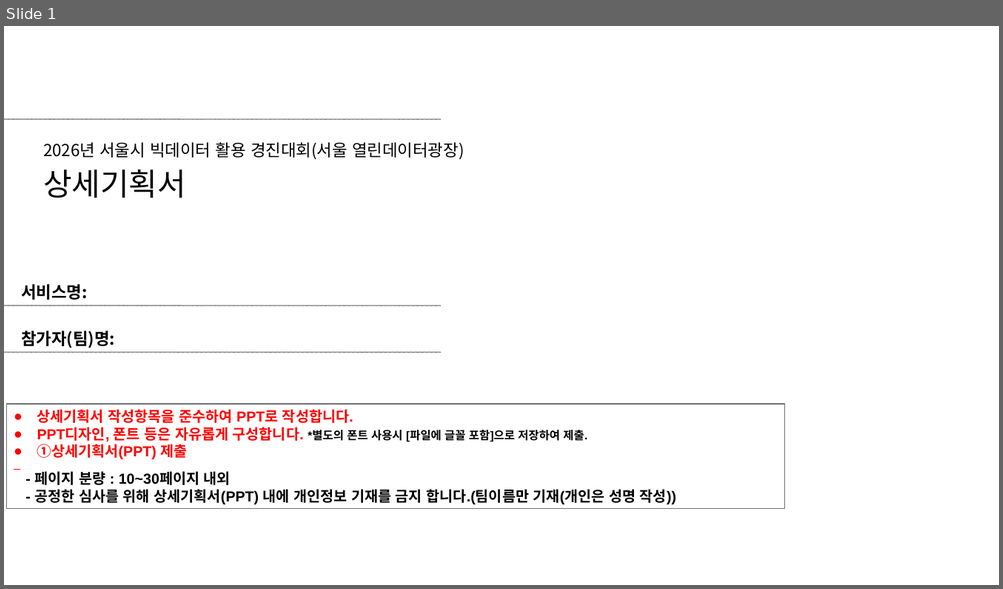
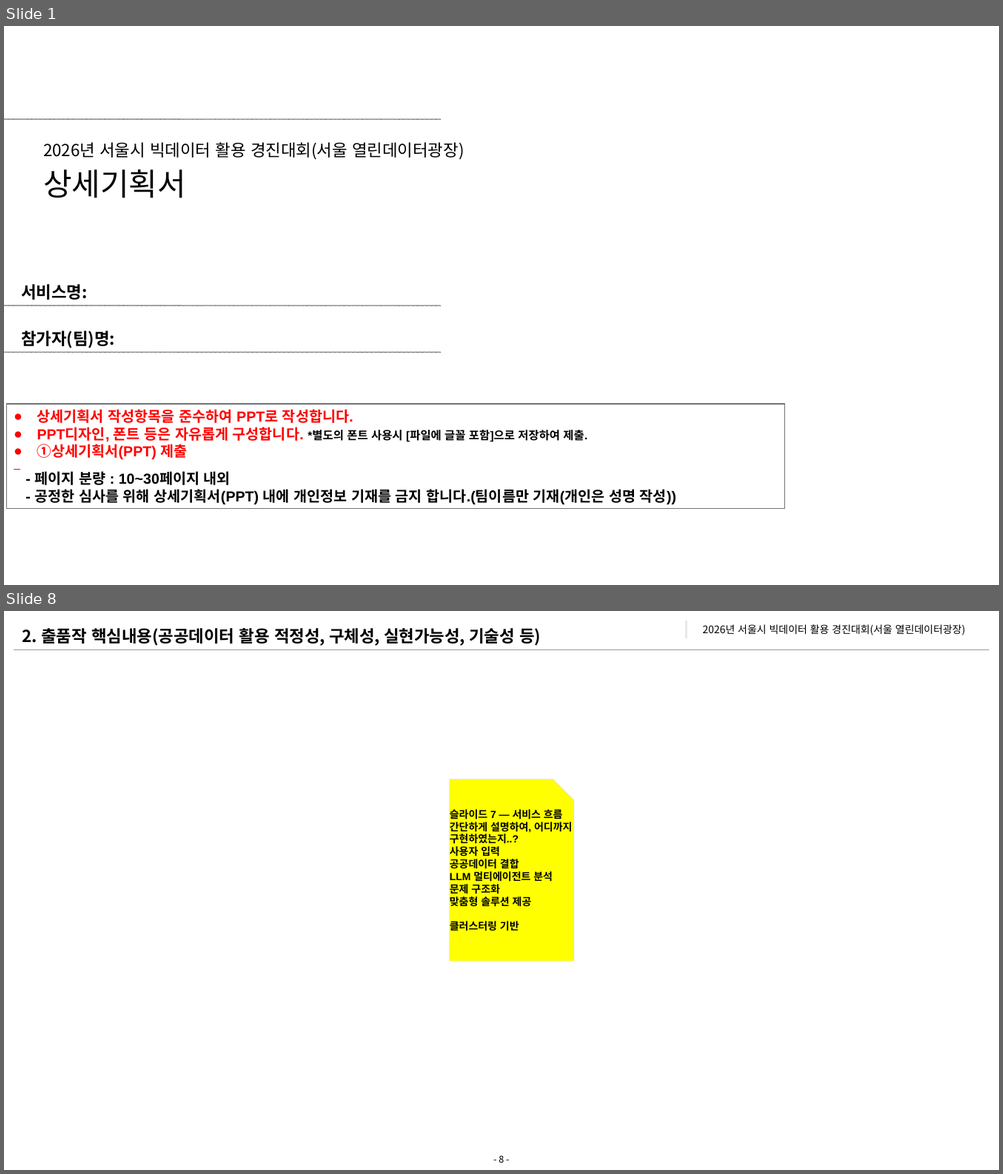
Before and after one commit to 2026-DSLab/2026-Seoul-Bigdata-Contest, a slide deck: 제출서류/[2026 서울시 빅데이터 활용 경진대회_창업부분]_팀명_서비스명_상세기획서.ppt. Shown one above the other, each under a label of ours: slide 1 before the commit, slides 1 and 8 after it; the slides between them are not shown. The pictures are 1003x589 and 1003x1174 pixels, drawn with LibreOffice and Linux fonts; fonts in the diff are those of the drawing; background and template pictures are left out. Boxes give left, top, right and bottom in pixels: in the first picture for what was removed or moved away, otherwise in the second. Text is boxed around its words. In the diff, an @@ line names an element or a change of style, - is before the commit and + after.

```diff
--- a/제출서류/[2026 서울시 빅데이터 활용 경진대회_창업부분]_팀명_서비스명_상세기획서.ppt
+++ b/제출서류/[2026 서울시 빅데이터 활용 경진대회_창업부분]_팀명_서비스명_상세기획서.ppt
@@ slide 8 added at box(4, 611, 999, 1170), background #FFFFFF @@
@@ text added at box(22, 628, 540, 646), 16 pt, text #000000, bold @@
+2. 출품작 핵심내용(공공데이터 활용 적정성, 구체성, 실현가능성, 기술성 등)
@@ rectangle added at box(684, 620, 688, 640), fill #E8E8E8, outline #FEFFFE 2.01 pt @@
@@ text added at box(703, 624, 965, 635), 10 pt, text #000000 @@
+2026년 서울시 빅데이터 활용 경진대회(서울 열린데이터광장)
@@ line added from (14, 649) to (988, 649), #A6A6A6 0.99 pt @@
@@ freeform shape added at box(449, 780, 574, 962), fill #FFFF00, outline #D9D9D9 0.26 pt, 10 pt, text #000000, bold @@
+슬라이드 7 — 서비스 흐름 간단하게 설명하여, 어디까지 구현하였는지..?
+사용자 입력
+공공데이터 결합
+LLM 멀티에이전트 분석
+문제 구조화
+맞춤형 솔루션 제공
+클러스터링 기반
@@ page number added at box(498, 1156, 504, 1163), 9 pt, text #000000 @@
+- 8 -
```
Also in this commit, not shown: 18 other slides added, 7 slides removed.
